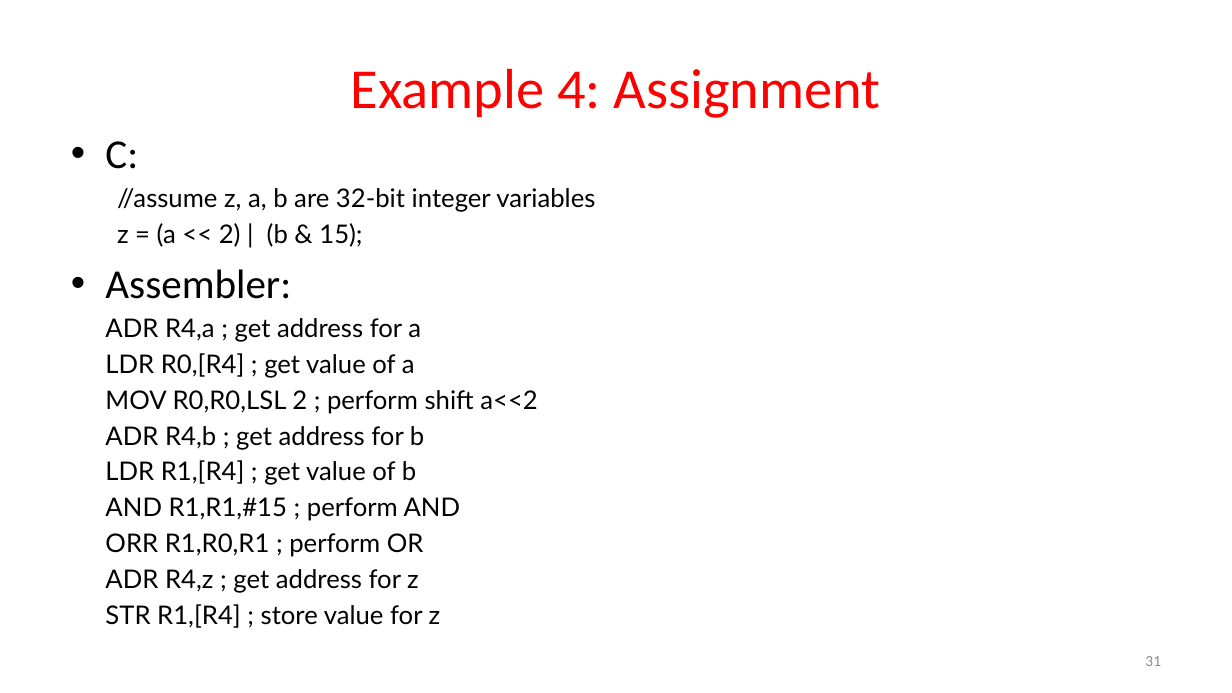
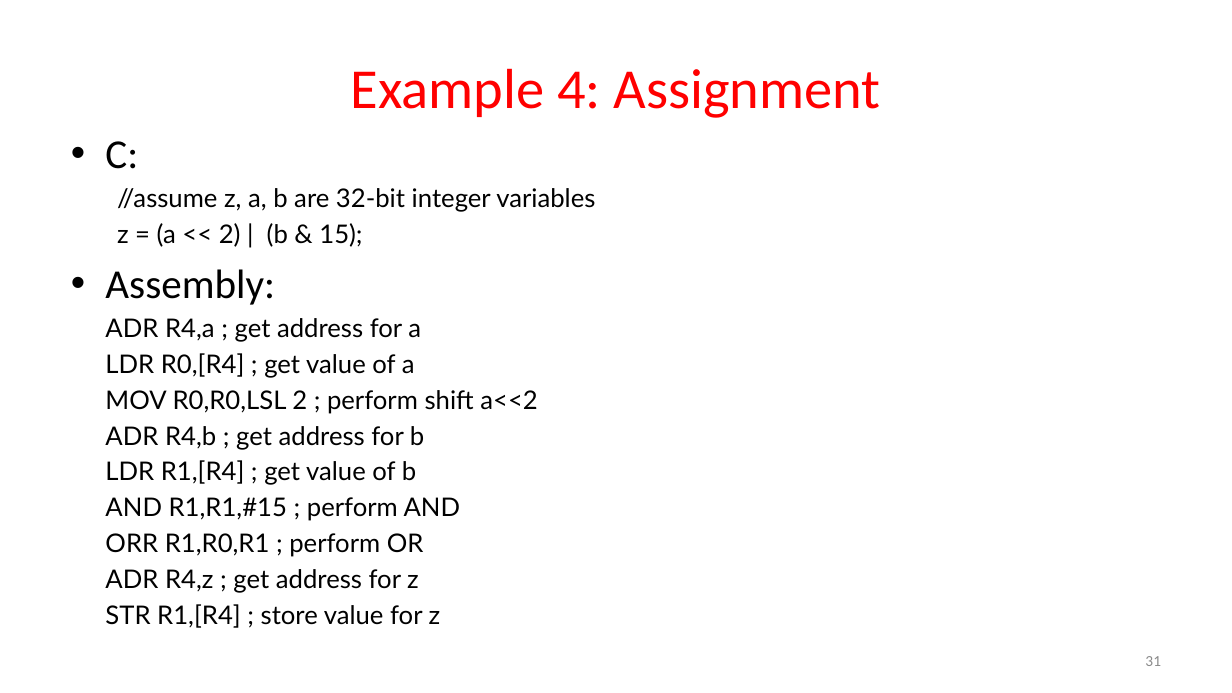
Before and after one commit to guhofstra/CSC111Fa25, a slide deck: slide 31 of PPTs/L3 DataManipulation.pptx. Drawn at 1232x693 pixels with LibreOffice and Linux fonts; fonts in the diff are those of the drawing. Boxes give left, top, right and bottom in pixels: in the first picture for what was removed or moved away, otherwise in the second. Text is boxed around its words. In the diff, an @@ line names an element or a change of style, - is before the commit and + after.

```diff
--- a/PPTs/L3 DataManipulation.pptx
+++ b/PPTs/L3 DataManipulation.pptx
@@ text at bbox=[105, 269, 275, 305]: text changed @@
-• Assembler:
+• Assembly:
```
Also in this commit, not shown: 11 other slides changed, 1 slide removed, 1 other file.
